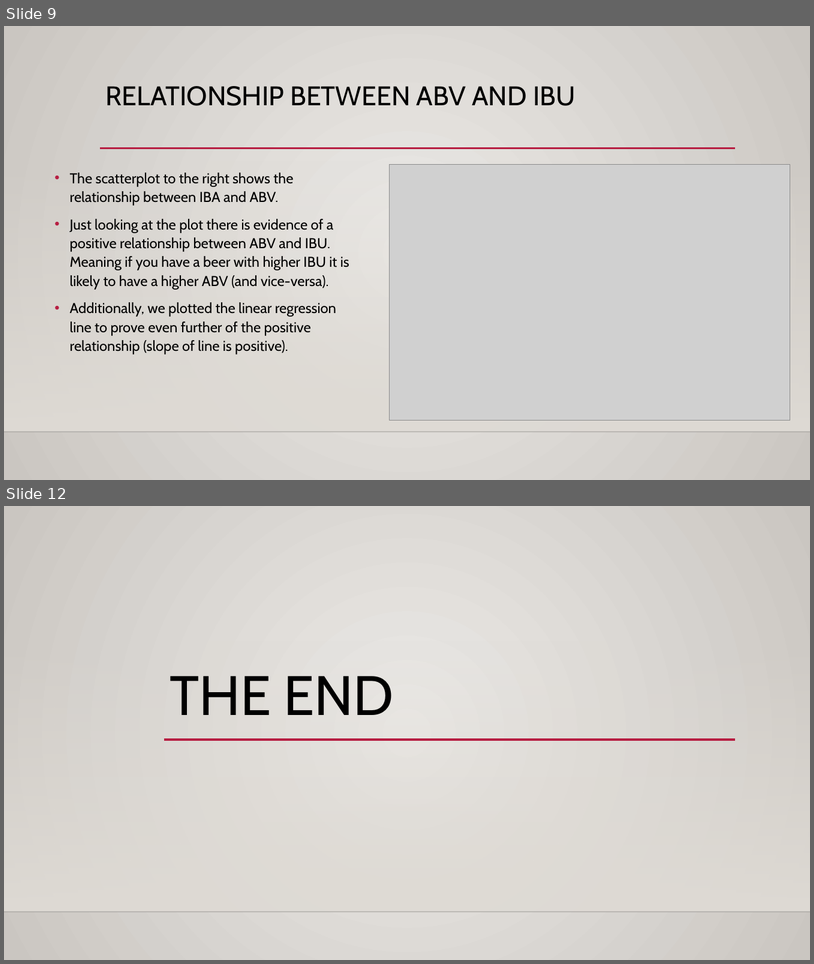
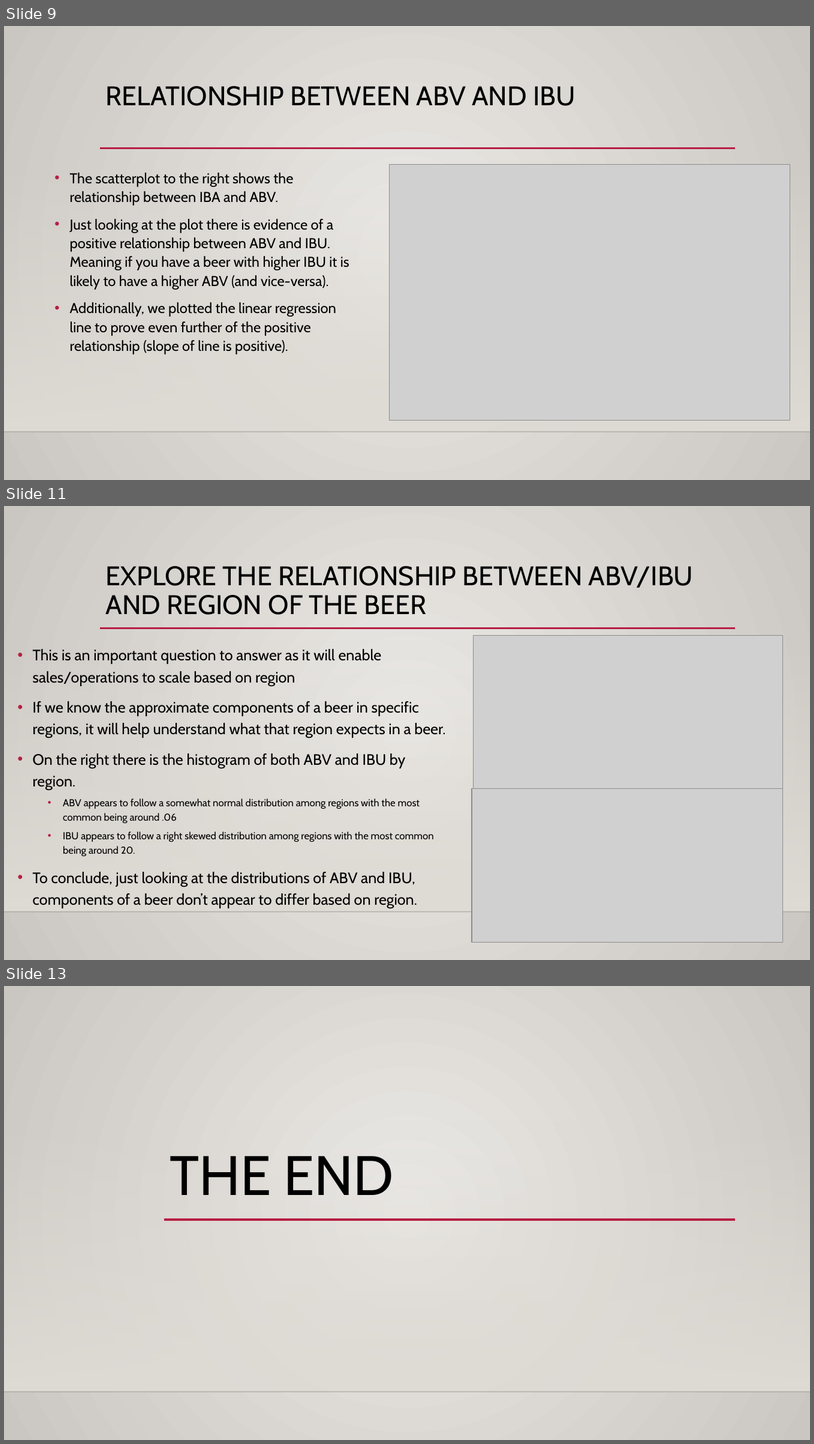
Before and after one commit to sajmera9/BeerCaseStudy1, a slide deck: CaseStudy1_Final_Presentation.pptx. Shown one above the other, each under a label of ours: slides 9 and 12 before the commit, slides 9, 11 and 13 after it; the slides between them are not shown. The pictures are 814x964 and 814x1444 pixels, drawn with LibreOffice and Linux fonts; fonts in the diff are those of the drawing; grey boxes stand for pictures; background and template pictures are left out. Boxes give left, top, right and bottom in pixels: in the first picture for what was removed or moved away, otherwise in the second. Text is boxed around its words. In the diff, an @@ line names an element or a change of style, - is before the commit and + after.

```diff
--- a/CaseStudy1_Final_Presentation.pptx
+++ b/CaseStudy1_Final_Presentation.pptx
@@ slide 11 added at (4,506,810,960), background gradient #ECEAE7 to #CAC7C1; not listed: 3 template elements that a slide beside it also shows @@
@@ title added at (106,566,694,615), 32 pt, text #000000 @@
+EXPLORE THE RELATIONSHIP BETWEEN ABV/IBU AND REGION OF THE BEER
@@ text added at (33,649,446,908), 18 pt, text #000000 @@
+• This is an important question to answer as it will enable sales/operations to scale based on region
+• If we know the approximate components of a beer in specific regions, it will help understand what that region expects in a beer.
+• On the right there is the histogram of both ABV and IBU by region.
+  • ABV appears to follow a somewhat normal distribution among regions with the most common being around .06
+  • IBU appears to follow a right skewed distribution among regions with the most common being around 20.
+• To conclude, just looking at the distributions of ABV and IBU, components of a beer don’t appear to differ based on region.
@@ picture added at (473,636,783,789) @@
@@ picture added at (472,789,784,942) @@
@@ what was slide 12 is now slide 13 @@
```
Also in this commit, not shown: 1 slide changed, 1 other slide added, 1 slide removed.
